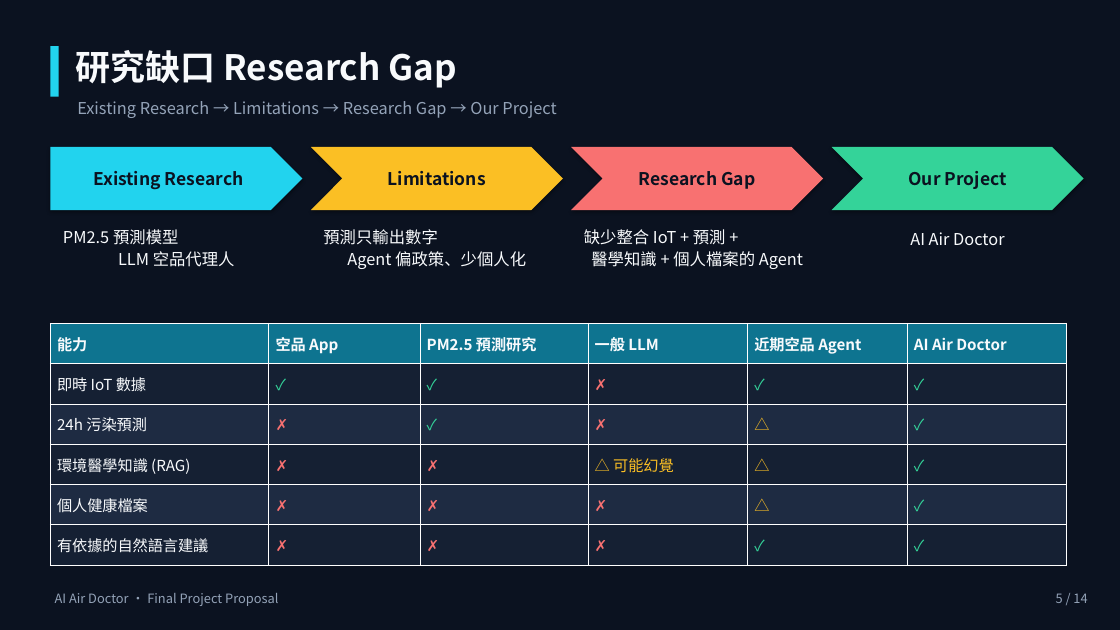
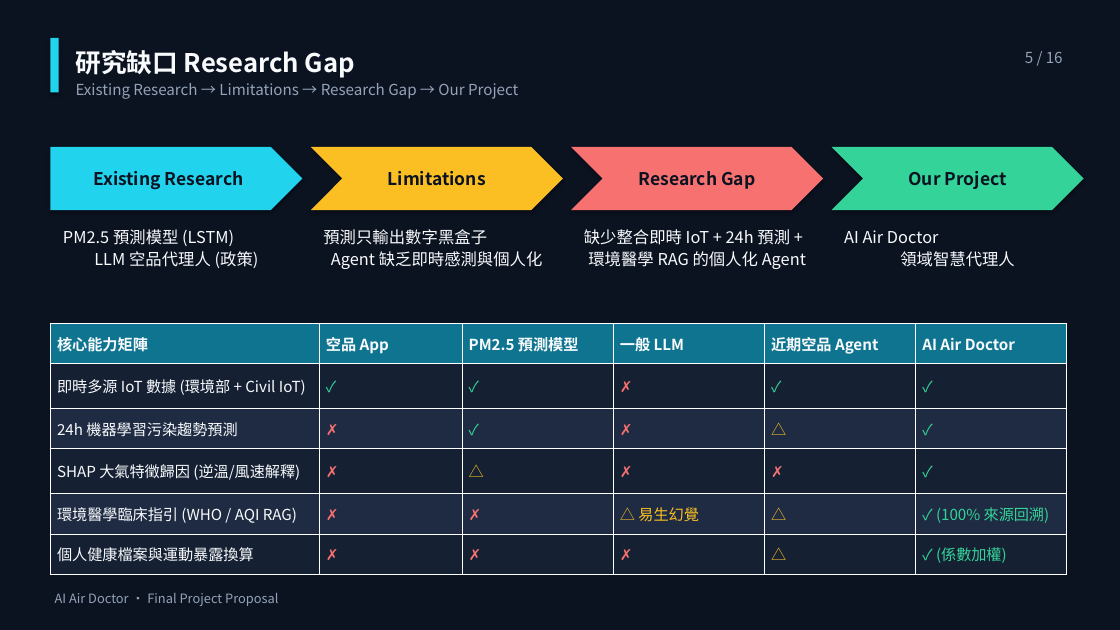
Before and after one commit to aghoniln/IOT_group_proposal, a slide deck: slide 5 of docs/Proposal_AI_Air_Doctor.pptx. Drawn at 1120x630 pixels with LibreOffice and Linux fonts; fonts in the diff are those of the drawing. Boxes give left, top, right and bottom in pixels: in the first picture for what was removed or moved away, otherwise in the second. Text is boxed around its words. In the diff, an @@ line names an element or a change of style, - is before the commit and + after.

Commit message:
Complete Deep Research (5 mindsets, 3 controversies, 10 questions), update DESIGN.md, regenerate docx and pptx

```diff
--- a/docs/Proposal_AI_Air_Doctor.pptx
+++ b/docs/Proposal_AI_Air_Doctor.pptx
@@ background #0B1220 to #FFFFFF @@
@@ rectangle added at [0, 0, 1120, 630], fill #0B1220 @@
@@ rectangle: place and size @@
-rectangle at [50, 46, 59, 97]
+rectangle at [50, 38, 59, 92]
@@ rectangle at [50, 38, 59, 92]: shadow on @@
@@ text "研究缺口 Research Gap" at [76, 50, 355, 78]: size 30 to 22 pt @@
@@ text added at [1025, 52, 1063, 63], 13 pt, text #94A3B8 @@
+5 / 16
@@ text "Existing Research → Limitations → ...": place and size @@
-text "Existing Research → Limitations → ..." at [77, 101, 556, 118]
+text "Existing Research → Limitations → ..." at [76, 83, 518, 99]
@@ text "Existing Research → Limitations → ..." at [76, 83, 518, 99]: size 14 to 13 pt @@
@@ text at [63, 229, 259, 268]: text changed @@
-PM2.5 預測模型
-LLM 空品代理人
+PM2.5 預測模型 (LSTM)
+LLM 空品代理人 (政策)
@@ text at [323, 229, 543, 269]: text changed @@
-預測只輸出數字
-Agent 偏政策、少個人化
+預測只輸出數字黑盒子
+Agent 缺乏即時感測與個人化
@@ text at [584, 229, 806, 269]: text changed @@
-缺少整合 IoT + 預測 +
-醫學知識 + 個人檔案的 Agent
+缺少整合即時 IoT + 24h 預測 +
+環境醫學 RAG 的個人化 Agent
@@ text at [844, 230, 1015, 267]: text changed @@
-AI Air Doctor
+AI Air Doctor
+領域智慧代理人
@@ table at [50, 323, 1067, 567] @@
-row 1, column 1: 能力
+row 1, column 1: 核心能力矩陣
-row 1, column 3: PM2.5 預測研究
+row 1, column 3: PM2.5 預測模型
-row 2, column 1: 即時 IoT 數據
+row 2, column 1: 即時多源 IoT 數據 (環境部 + Civil IoT)
-row 3, column 1: 24h 污染預測
+row 3, column 1: 24h 機器學習污染趨勢預測
-row 4: 環境醫學知識 (RAG) | ✗ | ✗ | △ 可能幻覺 | △ | ✓
+row 4: SHAP 大氣特徵歸因 (逆溫/風速解釋) | ✗ | △ | ✗ | ✗ | ✓
-row 5: 個人健康檔案 | ✗ | ✗ | ✗ | △ | ✓
+row 5: 環境醫學臨床指引 (WHO / AQI RAG) | ✗ | ✗ | △ 易生幻覺 | △ | ✓ (100% 來源回溯)
-row 6: 有依據的自然語言建議 | ✗ | ✗ | ✗ | ✓ | ✓
+row 6: 個人健康檔案與運動暴露換算 | ✗ | ✗ | ✗ | △ | ✓ (係數加權)
@@ text removed at [1056, 593, 1087, 603] @@
-5 / 14
```
Also in this commit, not shown: 9 other slides changed, 6 slides added, 4 slides removed, 7 other files.
